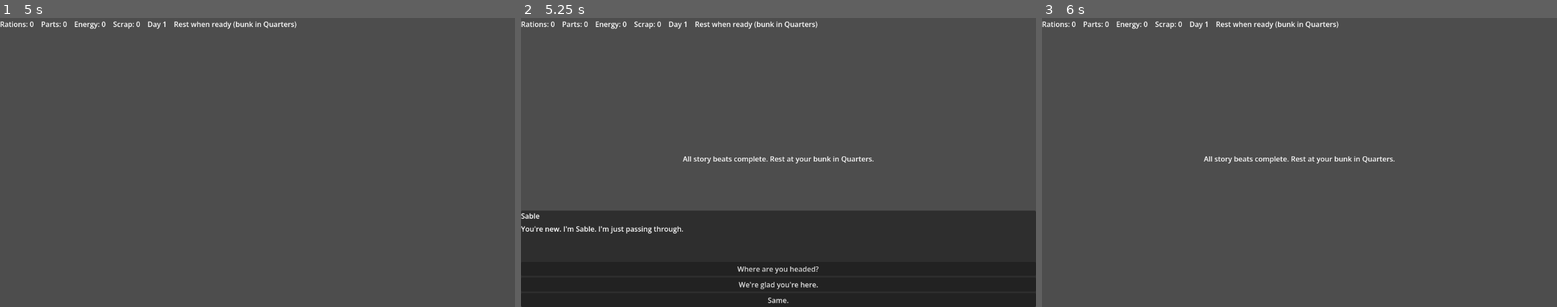
Above: before the commit, frames 1-3 (left to right).
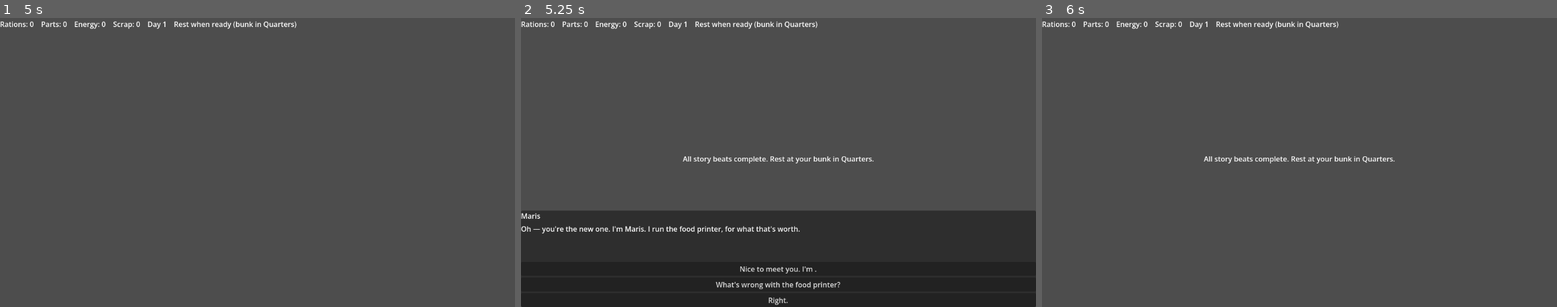
Above: after the commit, the same moments.

Repository: MatthieuGagne/outpost-nova
Game: Godot game, scene res://scenes/main.tscn
The game is run twice, just before and just after one commit, with the same random seed, the same clock (stepped at 60 frames per second) and the same inputs. The project has no main scene, so this scene is started directly.
Inputs (mouse positions are in pixels of both pictures, inside the frame that each line leads up to):
- Up to frame 1 (5 s): tap Enter at 0.5, 2, 3.5 s; move the mouse to (231, 220) at 0.52 s; hold Up (ui_up) 0.53-1.25 s; hold F (attack) 0.53-1.25 s; click (231, 220) at 0.67 s; tap Space at 1.25, 2.75, 4.25 s; drag from (412, 205) to (25, 58) at 1.27 s; move the mouse to (103, 119) at 2.02 s; hold Left (ui_left) 2.03-2.75 s; hold Shift 2.03-2.75 s; drag from (283, 162) to (133, 58) at 2.77 s; move the mouse to (180, 90) at 3.52 s; hold Down (ui_down) 3.53-4.25 s; tap Ctrl at 3.6 s; drag from (370, 148) to (41, 32) at 4.27 s
- Up to frame 2 (5.25 s): move the mouse to (675, 176) at 5.02 s; hold Up (ui_up) from 5.03 s (still down); hold E (interact) from 5.03 s (still down); click (675, 176) at 5.17 s
- Up to frame 3 (6 s): release Up (ui_up) at 5.75 s; release E (interact) at 5.75 s; click (1299, 269) at 5.75 s, where only the run before the commit has a clickable "Where are you headed?"

Frame 1 is identical in both runs. In frame 2, 1.2% of the frame differs, in the area x 0-62%, y 67-100%; in frame 3, nothing differs.

Commit message:
fix: NPCs now wander relative to spawn position, not scene origin
Co-Authored-By: Claude Sonnet 4.6 <noreply@anthropic.com>

Diff:
--- a/scripts/characters/npc_base.gd
+++ b/scripts/characters/npc_base.gd
@@ -34,11 +34,10 @@
 	move_and_slide()
 
 func _pick_wander_target() -> void:
-	var origin = get_parent().position if get_parent() else Vector2.ZERO
-	_wander_target = Vector2(
+	_wander_target = position + Vector2(
 		randf_range(wander_bounds.position.x, wander_bounds.end.x),
 		randf_range(wander_bounds.position.y, wander_bounds.end.y)
-	) + origin
+	)
 	wander_timer.wait_time = randf_range(2.0, 5.0)
 	wander_timer.start()
 
--- a/scripts/main.gd
+++ b/scripts/main.gd
@@ -50,6 +50,7 @@
 			var spawn = area.get_node_or_null("%sSpawn" % npc_id.capitalize())
 			if spawn:
 				npc.position = spawn.global_position
+				npc._pick_wander_target()
 
 func _spawn_npcs() -> void:
 	var npc_scripts = {
